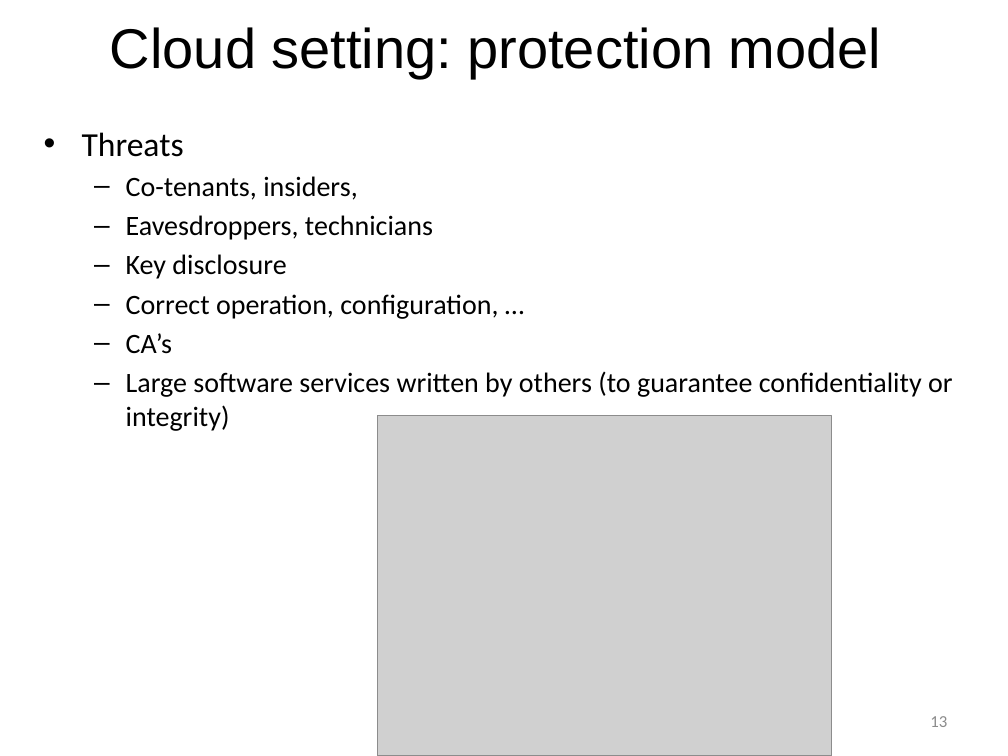
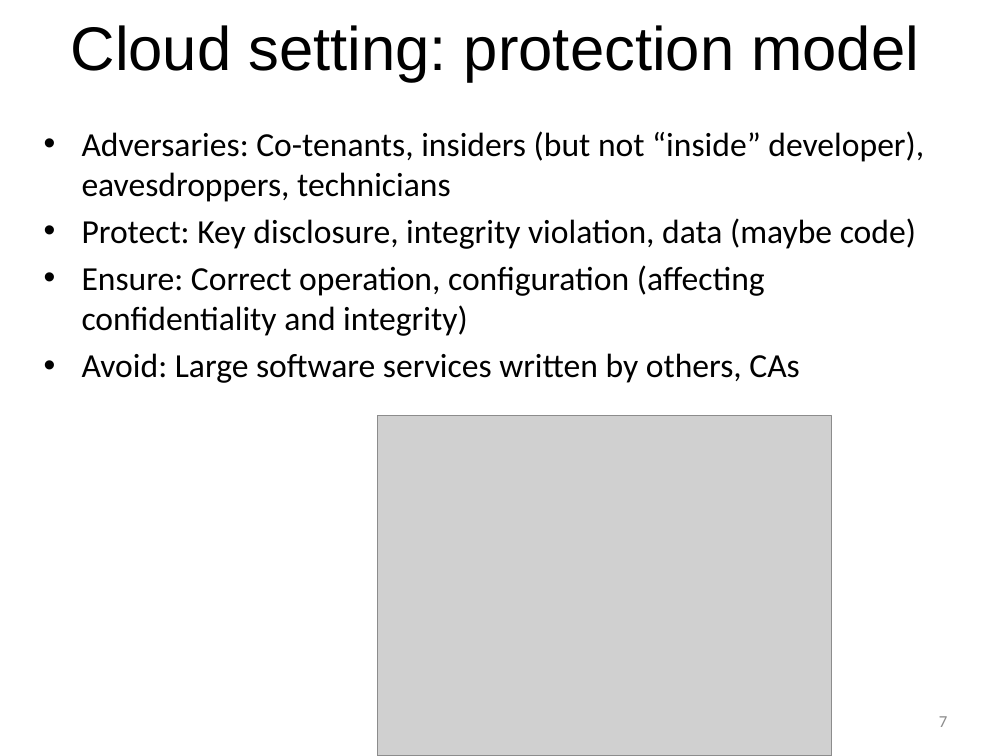
Before and after one commit to jlmucb/cloudproxy, a slide deck: slide 7 of Doc/Hypervisor.pptx (slide 13 before the commit). Drawn at 1008x756 pixels with LibreOffice and Linux fonts; fonts in the diff are those of the drawing; grey boxes stand for pictures. Boxes give left, top, right and bottom in pixels: in the first picture for what was removed or moved away, otherwise in the second. Text is boxed around its words. In the diff, an @@ line names an element or a change of style, - is before the commit and + after.

```diff
--- a/Doc/Hypervisor.pptx
+++ b/Doc/Hypervisor.pptx
@@ title "Cloud setting: protection model" at [71, 25, 919, 82]: size 40 to 44 pt @@
@@ text at [82, 131, 924, 383]: text changed; size 20 to 24 pt @@
-• Threats
-  – Co-tenants, insiders,
-  – Eavesdroppers, technicians
-  – Key disclosure
-  – Correct operation, configuration, …
-  – CA’s
-  – Large software services written by others (to guarantee confidentiality or integrity)
+• Adversaries: Co-tenants, insiders (but not “inside” developer), eavesdroppers, technicians
+• Protect: Key disclosure, integrity violation, data (maybe code)
+• Ensure: Correct operation, configuration (affecting confidentiality and integrity)
+• Avoid: Large software services written by others, CAs
@@ page number at [939, 716, 947, 727]: text changed @@
-13
+7
```
Also in this commit, not shown: 9 other slides changed, 8 slides added, 3 slides removed, 9 other files.
